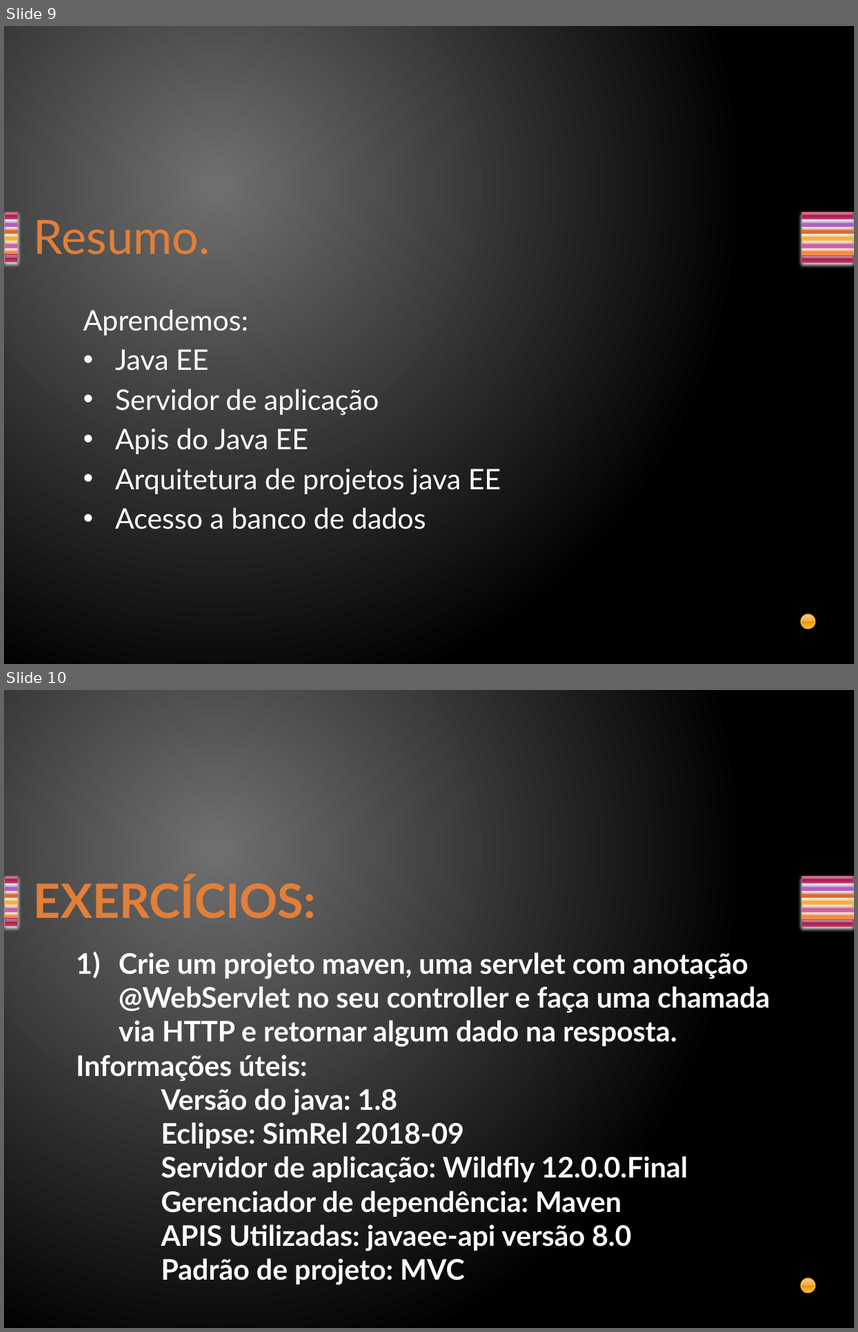
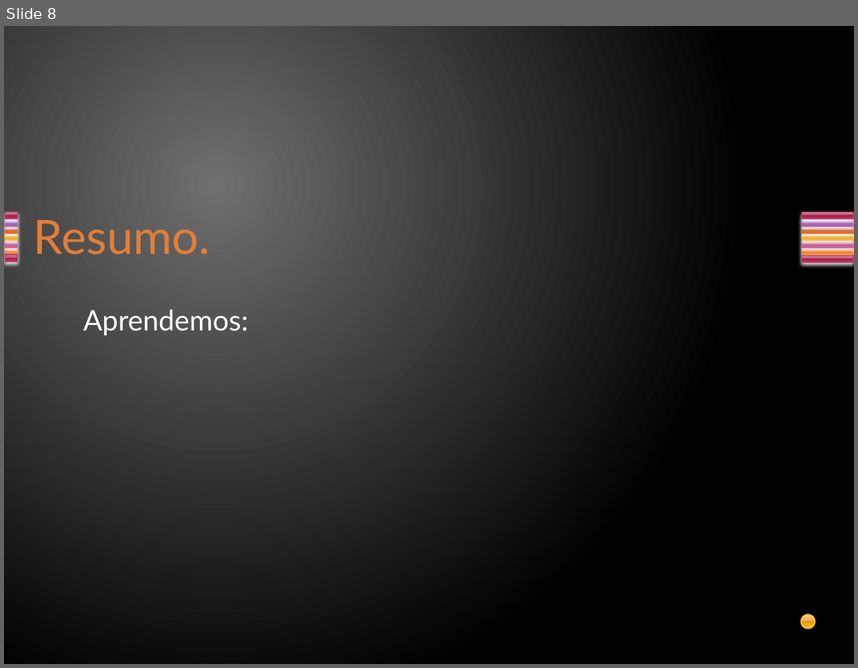
Before and after one commit to davirj9/javaAvancado, a slide deck: AulasAvancado/src/main/resources/br/com/Aula2/Servlets.pptx. Shown one above the other, each under a label of ours: slides 9 and 10 before the commit, slide 8 after it. The pictures are 858x1332 and 858x668 pixels, drawn with LibreOffice and Linux fonts; fonts in the diff are those of the drawing. Boxes give left, top, right and bottom in pixels: in the first picture for what was removed or moved away, otherwise in the second. Text is boxed around its words. In the diff, an @@ line names an element or a change of style, - is before the commit and + after.

```diff
--- a/AulasAvancado/src/main/resources/br/com/Aula2/Servlets.pptx
+++ b/AulasAvancado/src/main/resources/br/com/Aula2/Servlets.pptx
@@ slide 10 removed at <box>4,690,854,1328</box>, background gradient #707070 to #000000; not listed: 15 template elements that a slide beside it also shows @@
@@ title removed at <box>34,877,316,918</box> @@
-EXERCÍCIOS:
@@ text removed at <box>76,952,770,1285</box> @@
-1) Crie um projeto maven, uma servlet com anotação @WebServlet no seu controller e faça uma chamada via HTTP e retornar algum dado na resposta.
-Informações úteis:
-Versão do java: 1.8
-Eclipse: SimRel 2018‑09
-Servidor de aplicação: Wildfly 12.0.0.Final
-Gerenciador de dependência: Maven
-APIS Utilizadas: javaee-api versão 8.0
-Padrão de projeto: MVC
@@ what was slide 9 is now slide 8 @@
@@ slide 8 changed as well @@
@@ text at <box>115,349,501,529</box>: paragraphs removed @@
-• Java EE
-• Servidor de aplicação
-• Apis do Java EE
-• Arquitetura de projetos java EE
-• Acesso a banco de dados
```
Also in this commit, not shown: 2 other slides changed, 7 slides added, 7 other slides removed, 2 other files.
